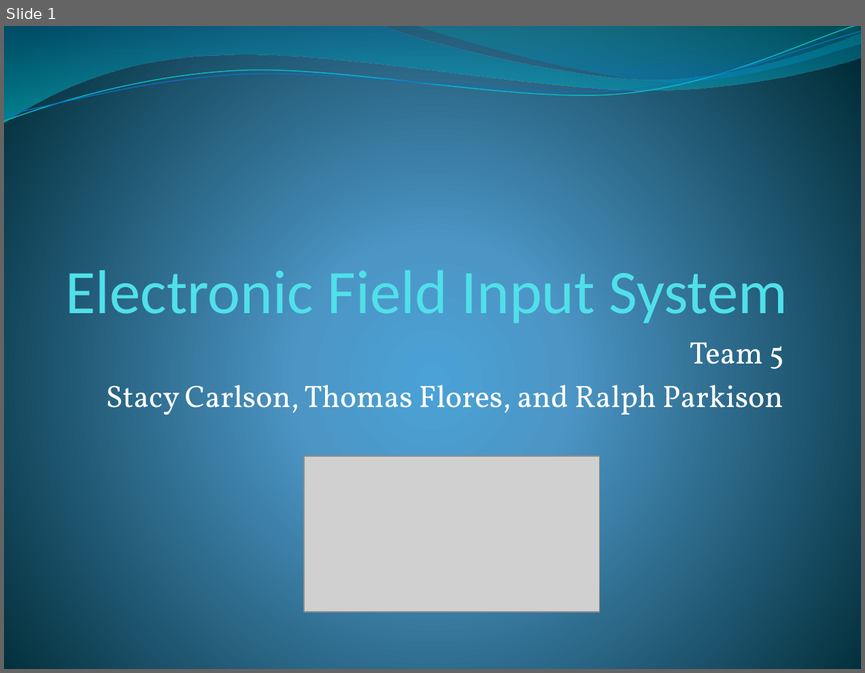
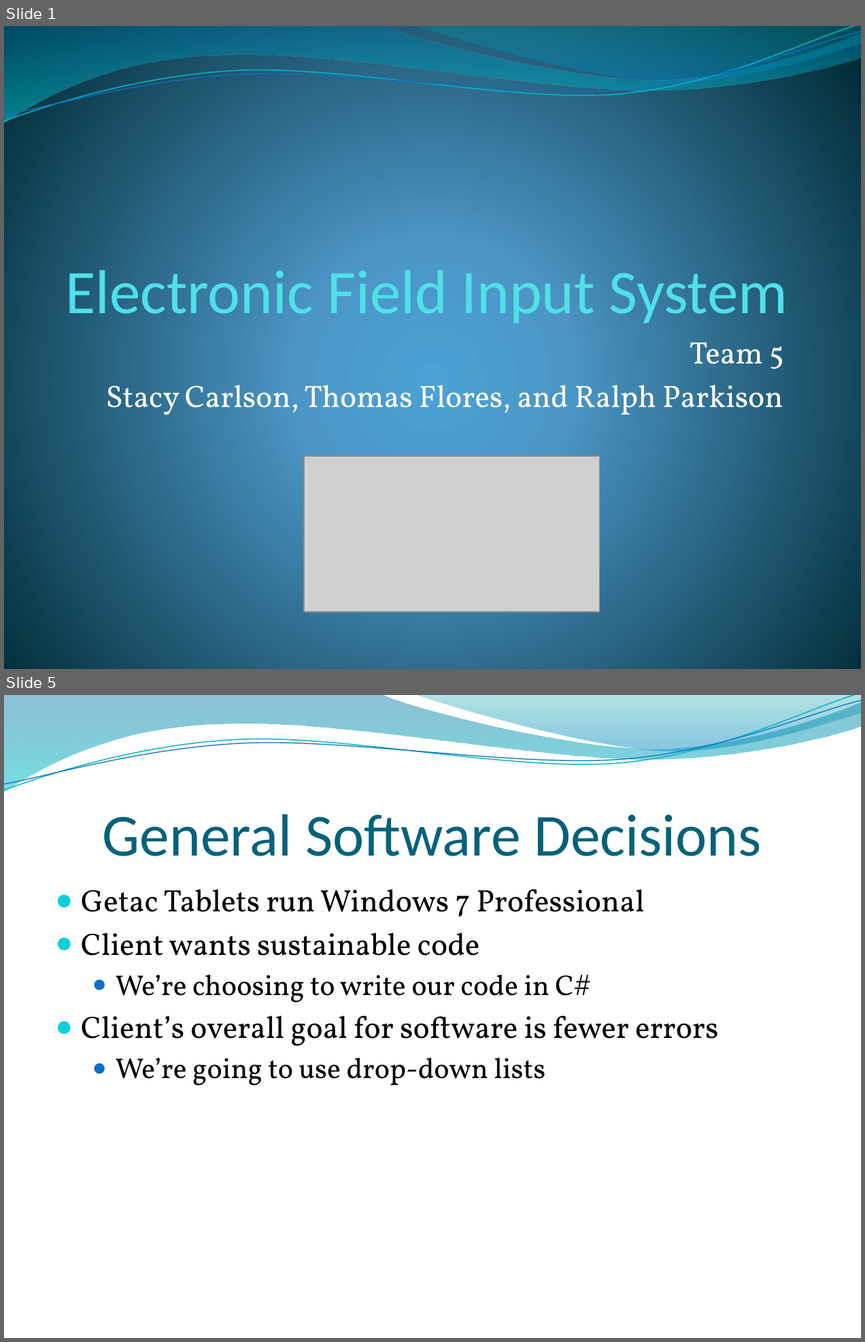
Before and after one commit to ameindygogirl/FishSeniorProject, a slide deck: Briefing2.pptx. Shown one above the other, each under a label of ours: slide 1 before the commit, slides 1 and 5 after it; the slides between them are not shown. The pictures are 865x673 and 865x1342 pixels, drawn with LibreOffice and Linux fonts; fonts in the diff are those of the drawing; grey boxes stand for pictures; background and template pictures are left out. Boxes give left, top, right and bottom in pixels: in the first picture for what was removed or moved away, otherwise in the second. Text is boxed around its words. In the diff, an @@ line names an element or a change of style, - is before the commit and + after.

```diff
--- a/Briefing2.pptx
+++ b/Briefing2.pptx
@@ slide 5 added at (4,695,861,1338), background picture (left out); not listed: 4 template elements that a slide beside it also shows @@
@@ title added at (103,814,762,856), 50 pt, text #04617B @@
+General Software Decisions
@@ text added at (81,889,718,1085), 26 pt, text #000000 @@
+● Getac Tablets run Windows 7 Professional
+● Client wants sustainable code
+  ● We’re choosing to write our code in C#
+● Client’s overall goal for software is fewer errors
+  ● We’re going to use drop-down lists
```
Also in this commit, not shown: 3 slides changed, 1 other slide added.
